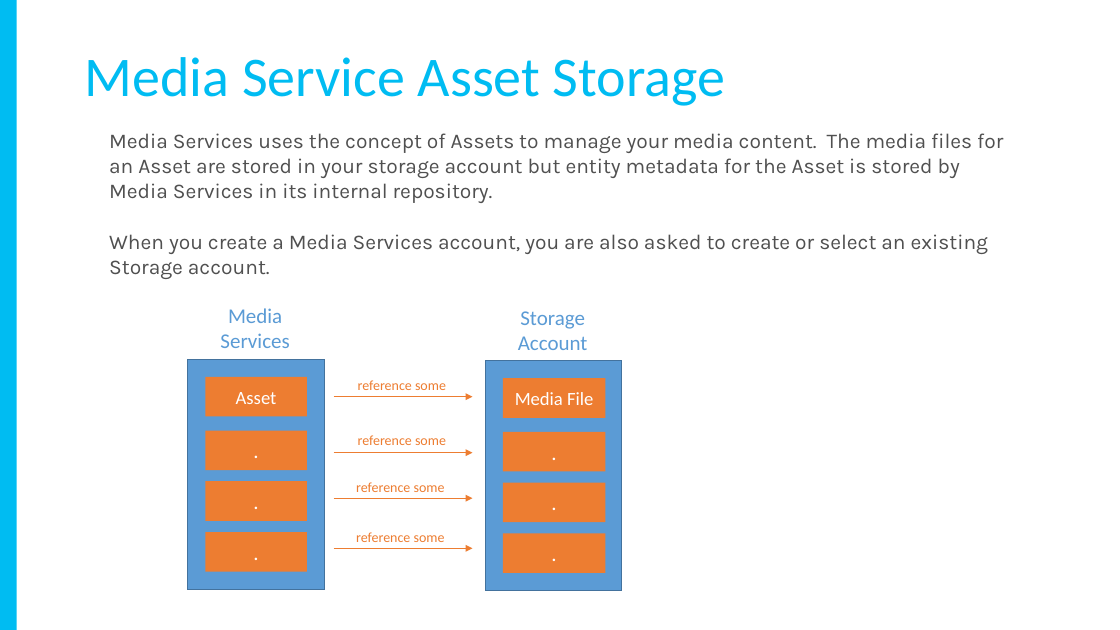
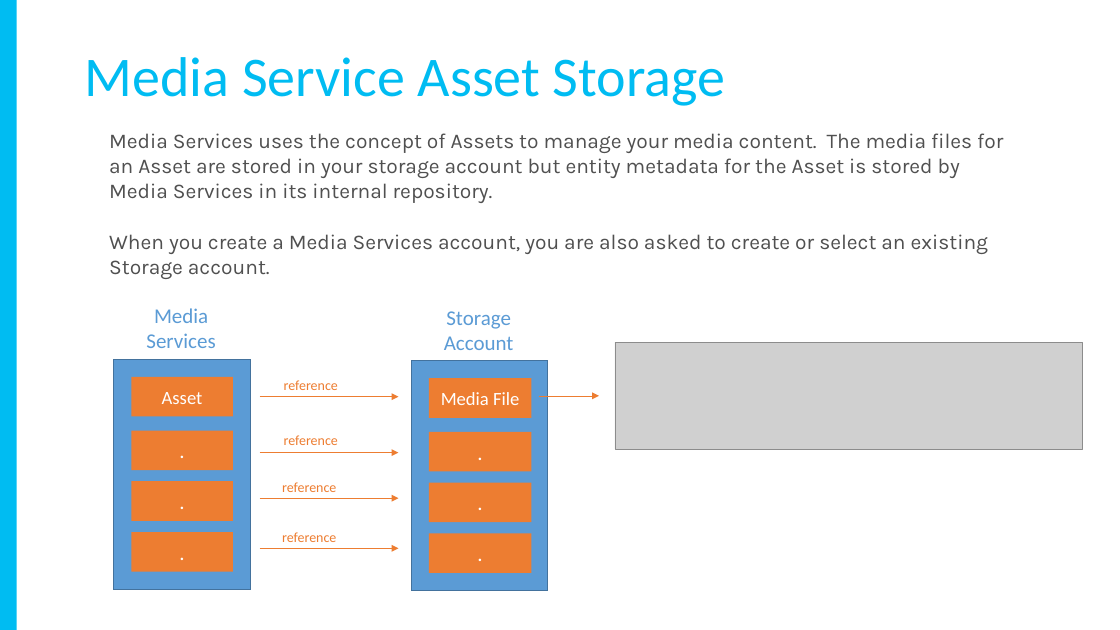
Before and after one commit to itorian/AzureMediaServicesMvc, a slide deck: slide 13 of AzureMediaServices/Screenshots_Presentation/AzureMediaServices.pptx. Drawn at 1120x630 pixels with LibreOffice and Linux fonts; fonts in the diff are those of the drawing; grey boxes stand for pictures. Boxes give left, top, right and bottom in pixels: in the first picture for what was removed or moved away, otherwise in the second. Text is boxed around its words. In the diff, an @@ line names an element or a change of style, - is before the commit and + after.

```diff
--- a/AzureMediaServices/Screenshots_Presentation/AzureMediaServices.pptx
+++ b/AzureMediaServices/Screenshots_Presentation/AzureMediaServices.pptx
@@ picture added at (615, 342, 1083, 449) @@
@@ text at (284, 380, 338, 390): text changed @@
-reference some
+reference
@@ arrow added from (539, 396) to (599, 396), #ED7D31 0.5 pt @@
@@ text at (284, 435, 338, 445): text changed @@
-reference some
+reference
@@ text at (282, 482, 336, 492): text changed @@
-reference some
+reference
@@ text at (282, 532, 336, 542): text changed @@
-reference some
+reference
@@ 10 rectangles, 4 arrows, 2 texts: place and size @@
-10 rectangles, 4 arrows, 2 texts at (188, 308, 622, 591)
+10 rectangles, 4 arrows, 2 texts at (114, 308, 548, 591)
```
Also in this commit, not shown: 2 other slides changed, 1 slide removed, 1 other file.
